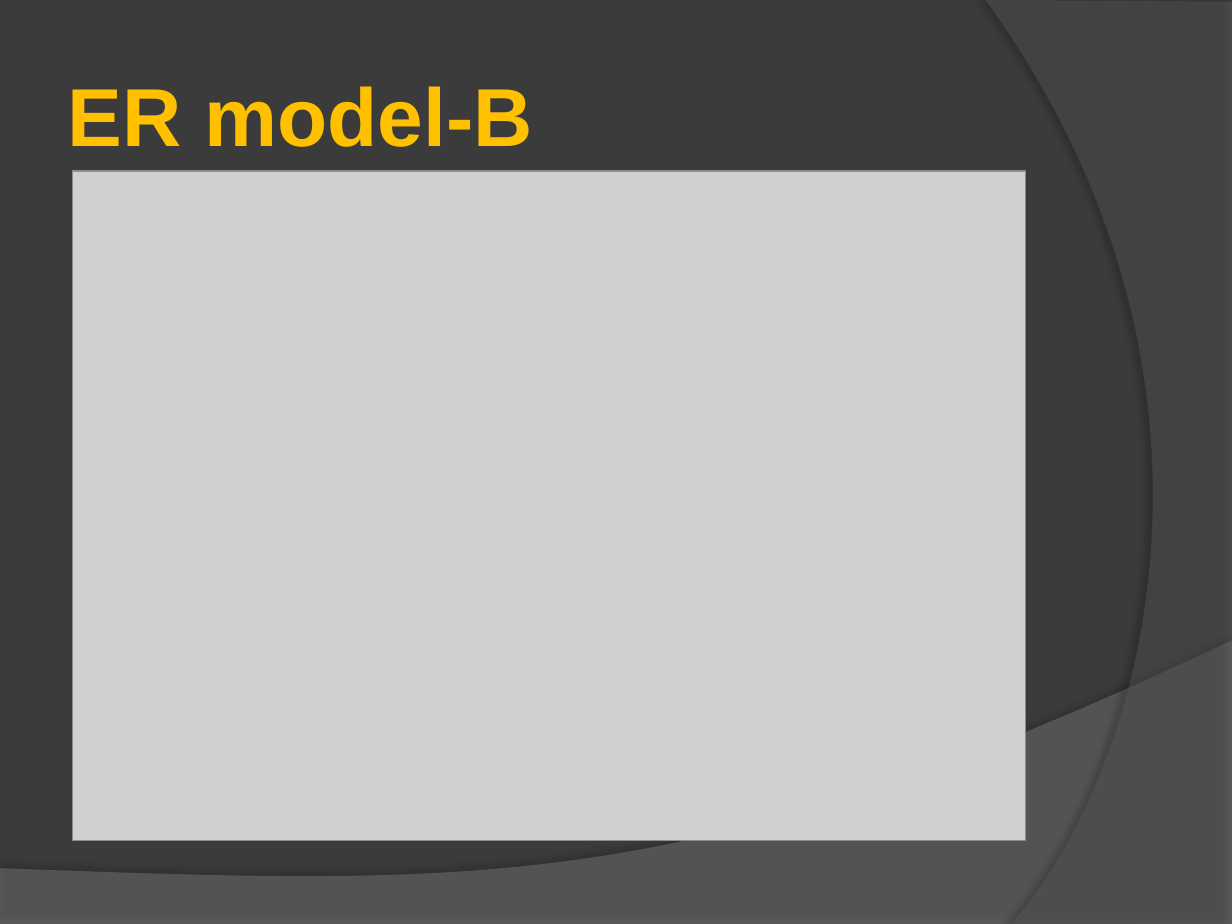
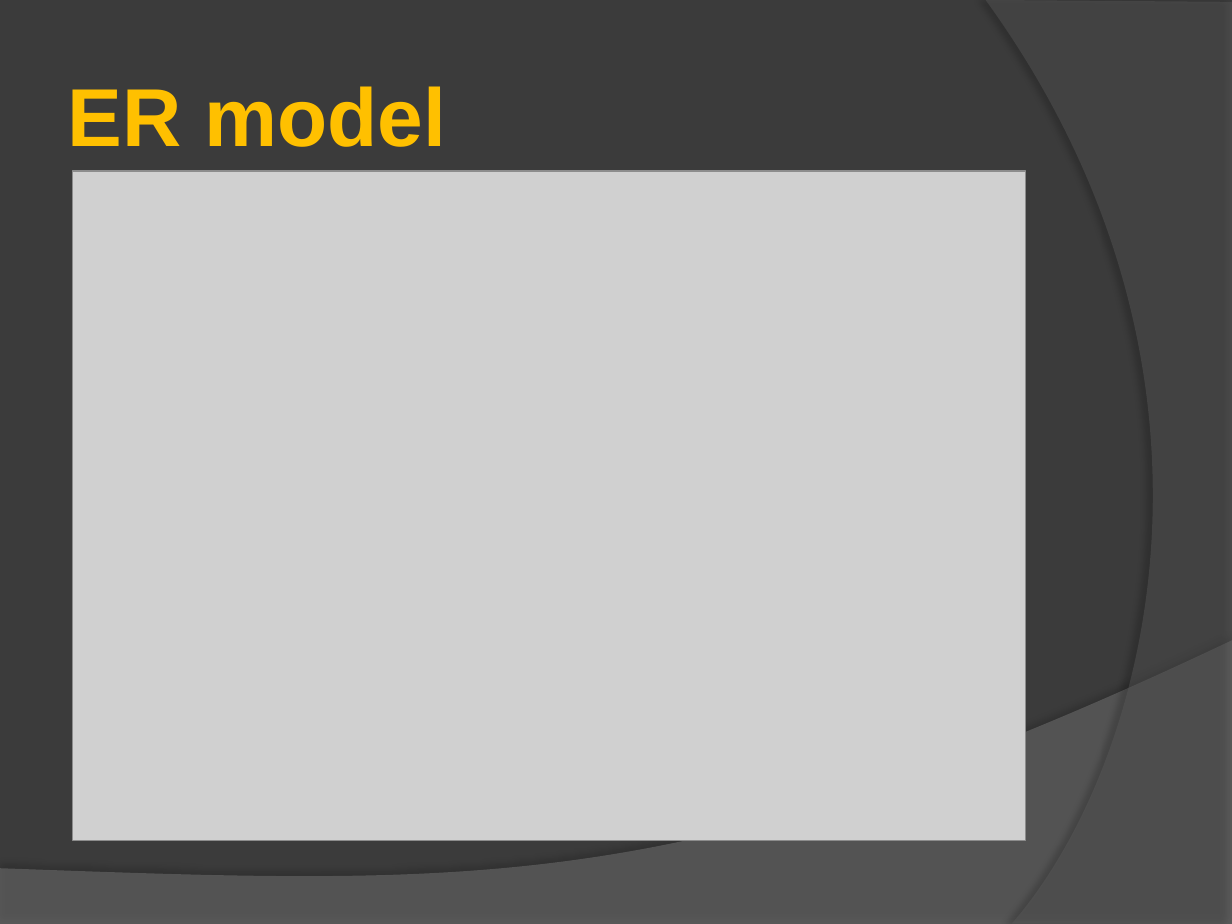
Before and after one commit to Michelletai/G12, a slide deck: slide 4 of doc/admin/G12-傢俱查詢網.pptx (slide 5 before the commit). Drawn at 1232x924 pixels with LibreOffice and Linux fonts; fonts in the diff are those of the drawing; grey boxes stand for pictures. Boxes give left, top, right and bottom in pixels: in the first picture for what was removed or moved away, otherwise in the second. Text is boxed around its words. In the diff, an @@ line names an element or a change of style, - is before the commit and + after.

```diff
--- a/doc/admin/G12-傢俱查詢網.pptx
+++ b/doc/admin/G12-傢俱查詢網.pptx
@@ title at bbox=[68, 86, 447, 147]: text changed @@
-ER model-B
+ER model
```
Also in this commit, not shown: 1 other slide changed, 2 slides removed, 4 other files.
